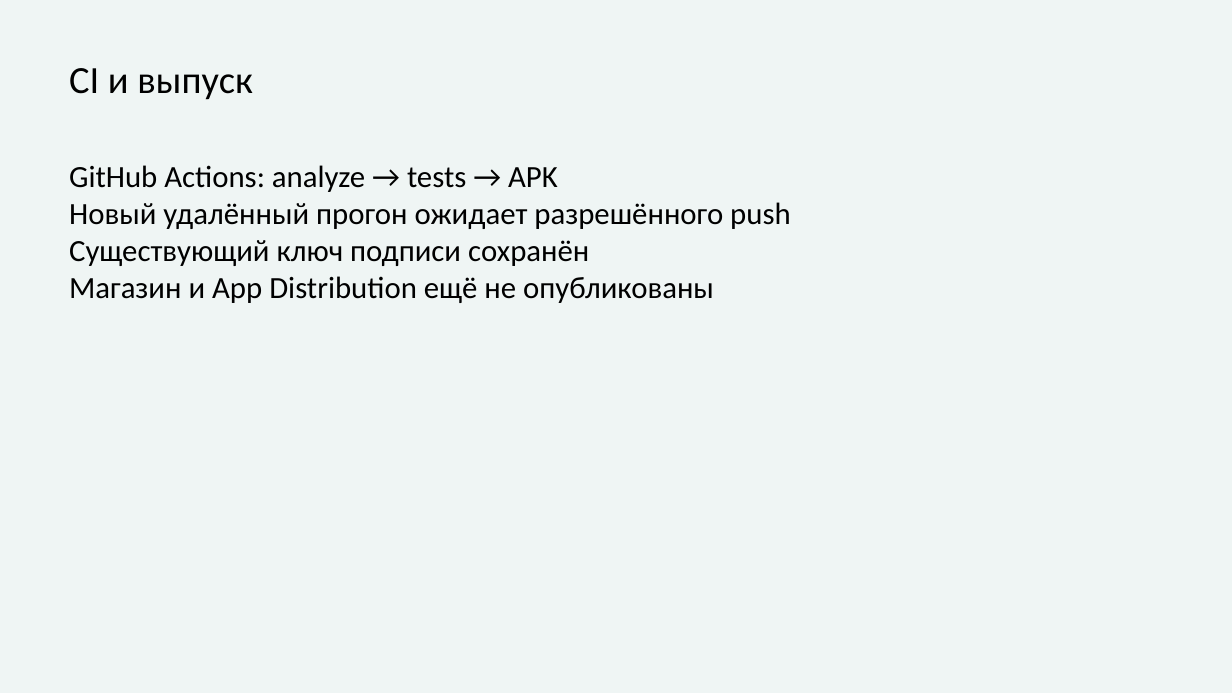
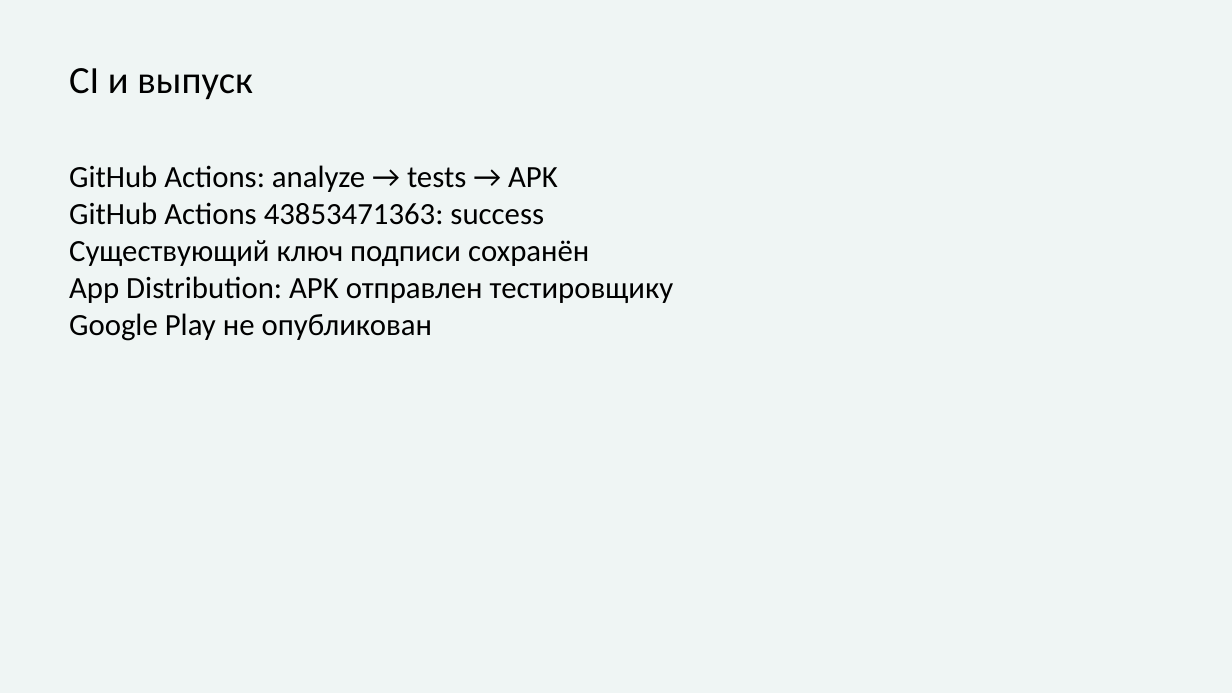
Before and after one commit to yerkesha-A/air-quality-monitor, a slide deck: slide 10 of docs/rk2/RK2_PRESENTATION.pptx. Drawn at 1232x693 pixels with LibreOffice and Linux fonts; fonts in the diff are those of the drawing. Boxes give left, top, right and bottom in pixels: in the first picture for what was removed or moved away, otherwise in the second. Text is boxed around its words. In the diff, an @@ line names an element or a change of style, - is before the commit and + after.

Commit message:
Complete RK2 native, Crashlytics, distribution and CI evidence

```diff
--- a/docs/rk2/RK2_PRESENTATION.pptx
+++ b/docs/rk2/RK2_PRESENTATION.pptx
@@ text at (x1=69, y1=202, x2=544, y2=225): text changed @@
-Новый удалённый прогон ожидает разрешённого push
+GitHub Actions 43853471363: success
@@ text at (x1=69, y1=276, x2=674, y2=341): text changed @@
-Магазин и App Distribution ещё не опубликованы
+App Distribution: APK отправлен тестировщику
+Google Play не опубликован
```
Also in this commit, not shown: 1 other slide changed, 20 other files.
